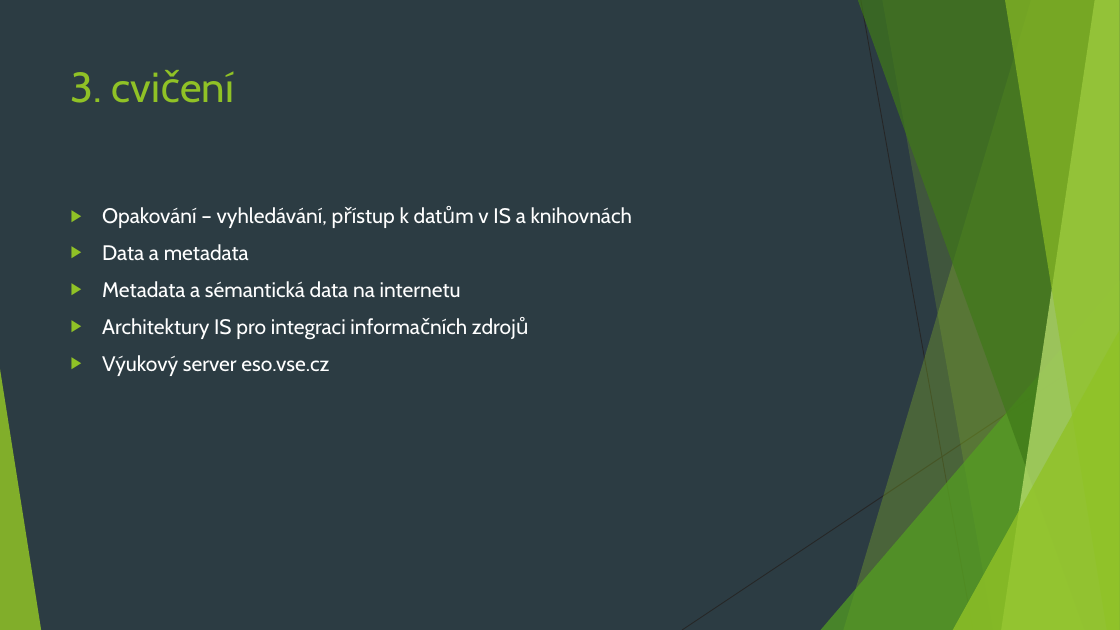
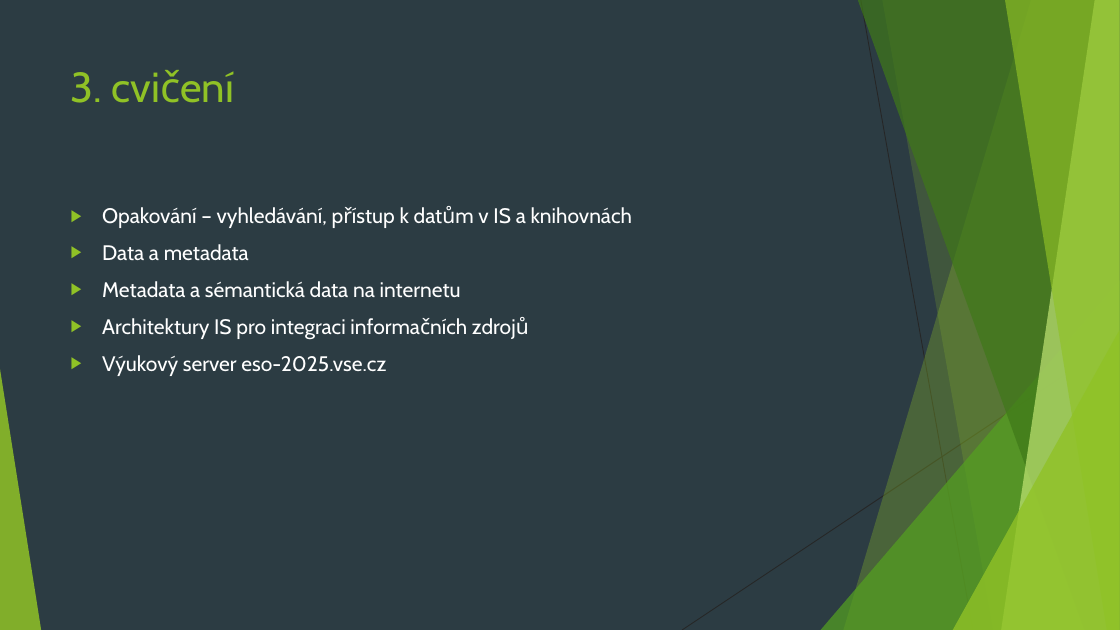
Before and after one commit to 4iz160/cviceni, a slide deck: slide 2 of 03-metadata/cviceni-03.pptx. Drawn at 1120x630 pixels with LibreOffice and Linux fonts; fonts in the diff are those of the drawing. Boxes give left, top, right and bottom in pixels: in the first picture for what was removed or moved away, otherwise in the second. Text is boxed around its words. In the diff, an @@ line names an element or a change of style, - is before the commit and + after.

Commit message:
adresa serveru eso

```diff
--- a/03-metadata/cviceni-03.pptx
+++ b/03-metadata/cviceni-03.pptx
@@ text at (102,355,386,376): text changed @@
-▶ Výukový server eso.vse.cz
+▶ Výukový server eso-2025.vse.cz
```
Also in this commit, not shown: 2 other slides changed.
